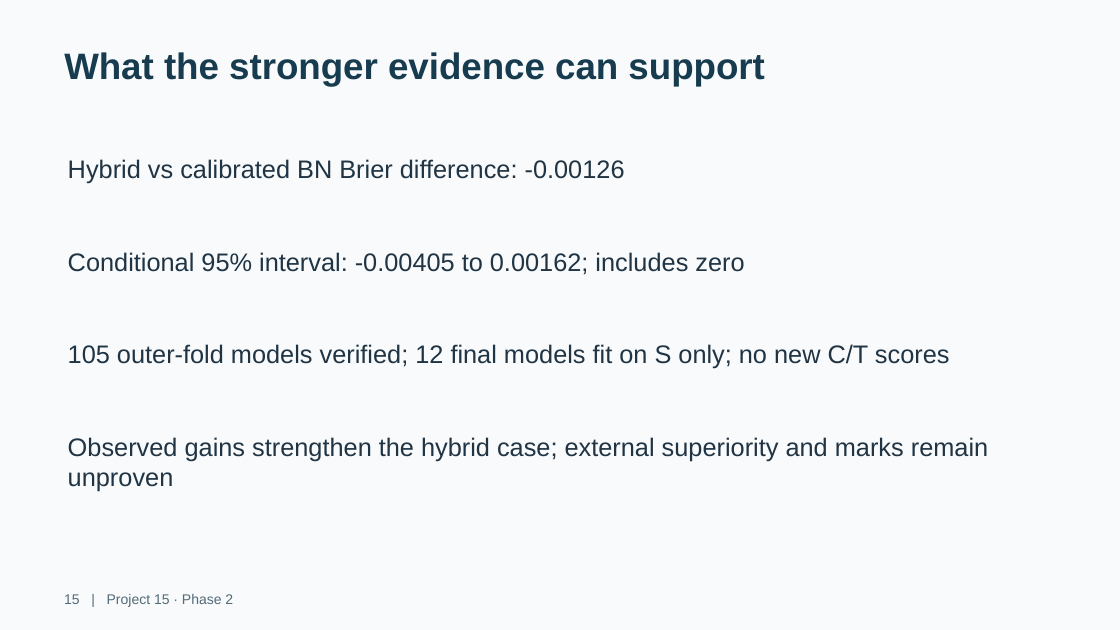
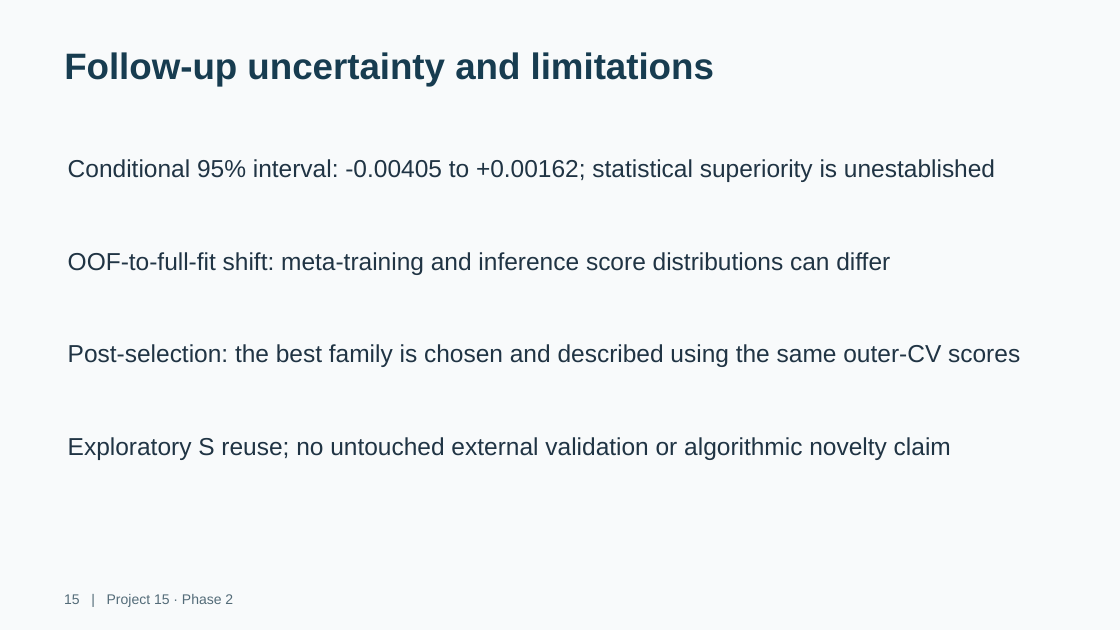
Before and after one commit to nishtha-09-gupta/AML_Capstone_Project, a slide deck: slide 15 of docs/phase2/phase2_presentation_with_followup.pptx. Drawn at 1120x630 pixels with LibreOffice and Linux fonts; fonts in the diff are those of the drawing. Boxes give left, top, right and bottom in pixels: in the first picture for what was removed or moved away, otherwise in the second. Text is boxed around its words. In the diff, an @@ line names an element or a change of style, - is before the commit and + after.

Commit message:
Address Phase 2 submission audit with verified authors, clearer limitations and presentation PDF

```diff
--- a/docs/phase2/phase2_presentation_with_followup.pptx
+++ b/docs/phase2/phase2_presentation_with_followup.pptx
@@ text at [64, 52, 714, 86]: text changed @@
-What the stronger evidence can support
+Follow-up uncertainty and limitations
@@ text at [68, 159, 995, 182]: text changed; size 21.8 to 21 pt @@
-Hybrid vs calibrated BN Brier difference: -0.00126
+Conditional 95% interval: -0.00405 to +0.00162; statistical superiority is unestablished
@@ text at [68, 252, 890, 275]: text changed; size 21.8 to 21 pt @@
-Conditional 95% interval: -0.00405 to 0.00162; includes zero
+OOF-to-full-fit shift: meta-training and inference score distributions can differ
@@ text at [68, 344, 1020, 367]: text changed; size 21.8 to 21 pt @@
-105 outer-fold models verified; 12 final models fit on S only; no new C/T scores
+Post-selection: the best family is chosen and described using the same outer-CV scores
@@ text at [68, 437, 951, 460]: text changed; size 21.8 to 21 pt @@
-Observed gains strengthen the hybrid case; external superiority and marks remain unproven
+Exploratory S reuse; no untouched external validation or algorithmic novelty claim
```
Also in this commit, not shown: 5 other slides changed, 13 other files.
